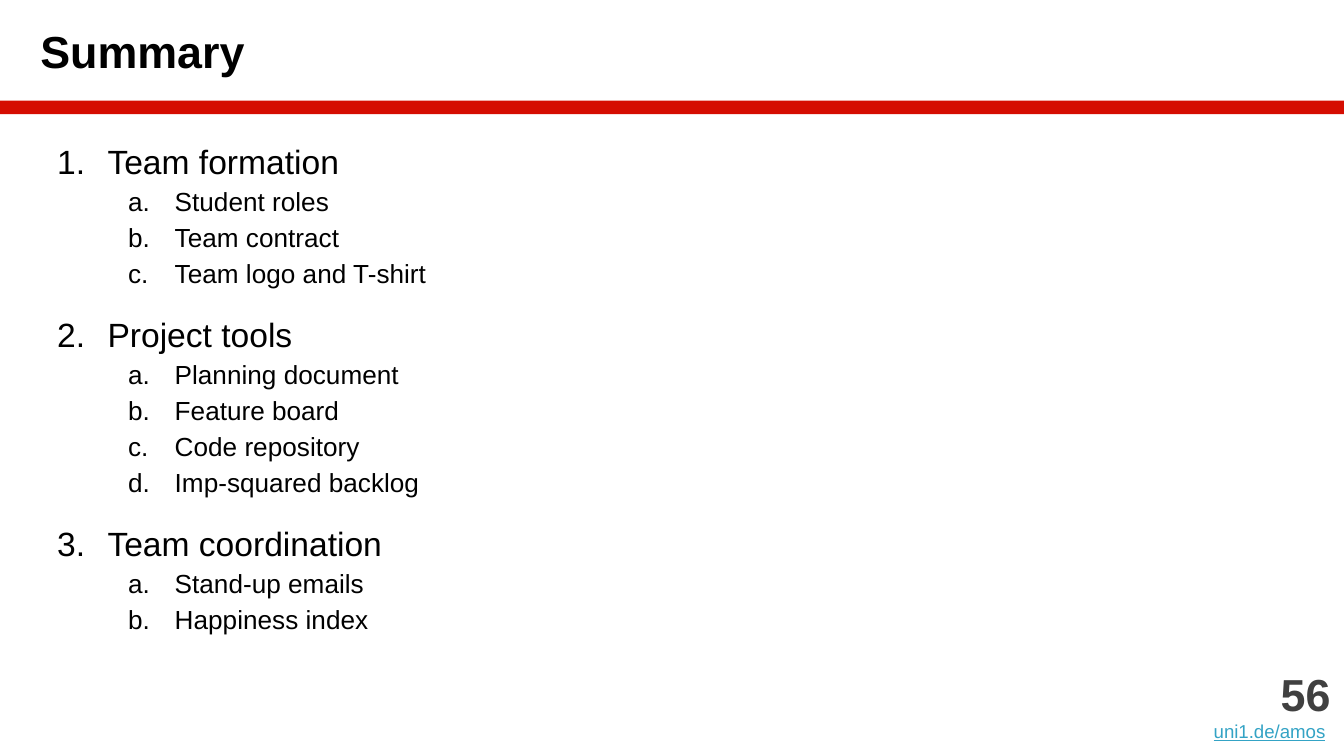
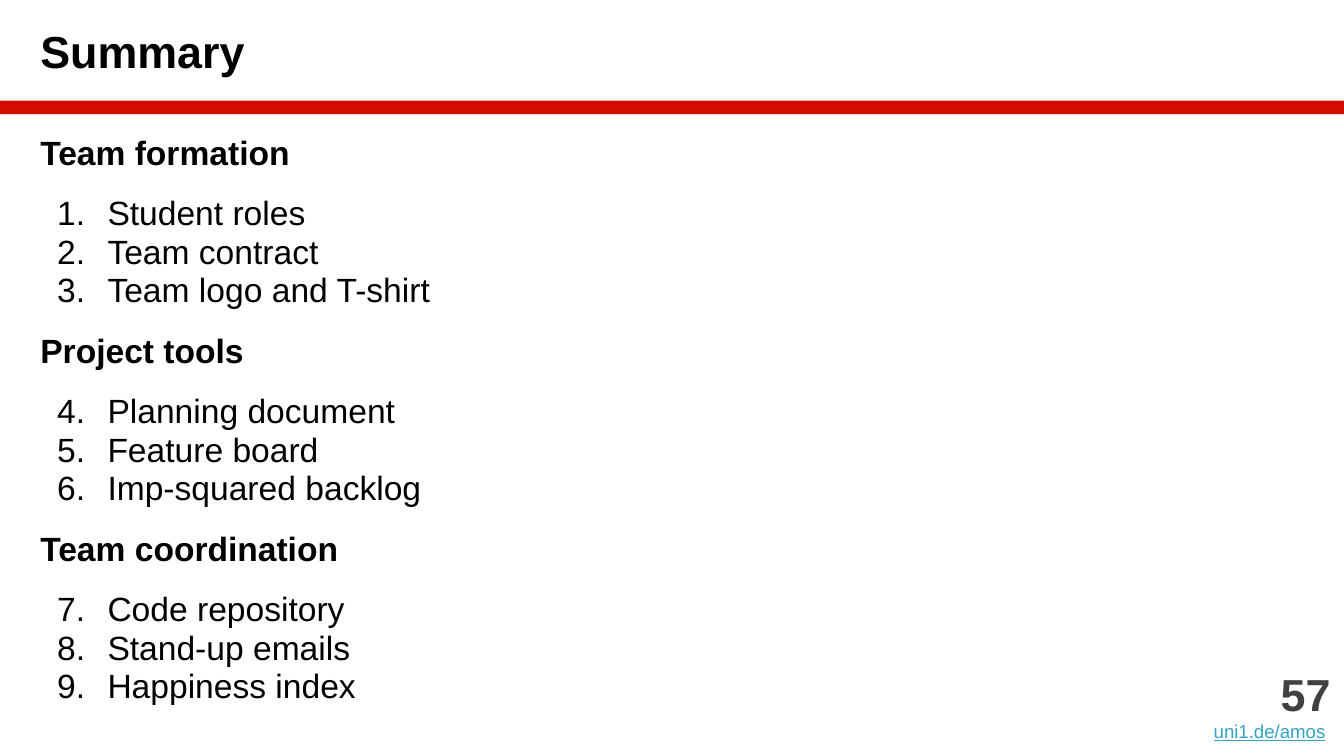
Before and after one commit to dirkriehle/amos-course, a slide deck: slide 57 of Lecture slides/AMOS B01 - Team and Tools.pptx (slide 56 before the commit). Drawn at 1344x756 pixels with LibreOffice and Linux fonts; fonts in the diff are those of the drawing. Boxes give left, top, right and bottom in pixels: in the first picture for what was removed or moved away, otherwise in the second. Text is boxed around its words. In the diff, an @@ line names an element or a change of style, - is before the commit and + after.

```diff
--- a/Lecture slides/AMOS B01 - Team and Tools.pptx
+++ b/Lecture slides/AMOS B01 - Team and Tools.pptx
@@ text at (x1=40, y1=140, x2=430, y2=704): bold on in "Team formation", "Project tools", "Team coordination"; size 14 to 18 pt in "Student roles", "Team contract", "Team logo and T-shirt", "Planning document" and 4 more places; bullet 1. to none; line spacing 1.15 to 0.95; bullet a. to 1.; list level 2 to 1 in "Student roles"; list level 2 to 1 in "Team contract"; list level 2 to 1 in "Team logo and T-shirt"; more space between paragraphs; list level 2 to 1 in "Planning document"; list level 2 to 1 in "Feature board"; list level 2 to 1 in "Imp-squared backlog"; list level 2 to 1 in "Stand-up emails"; list level 2 to 1 in "Happiness index" @@
@@ text at (x1=175, y1=437, x2=360, y2=462): paragraph removed @@
-  c. Code repository
@@ text at (x1=108, y1=596, x2=344, y2=627): paragraph added @@
+1. Code repository
@@ text at (x1=1281, y1=680, x2=1331, y2=712): text changed @@
-56
+57
```
Also in this commit, not shown: 3 other slides changed, 1 slide added, 11 other files.
